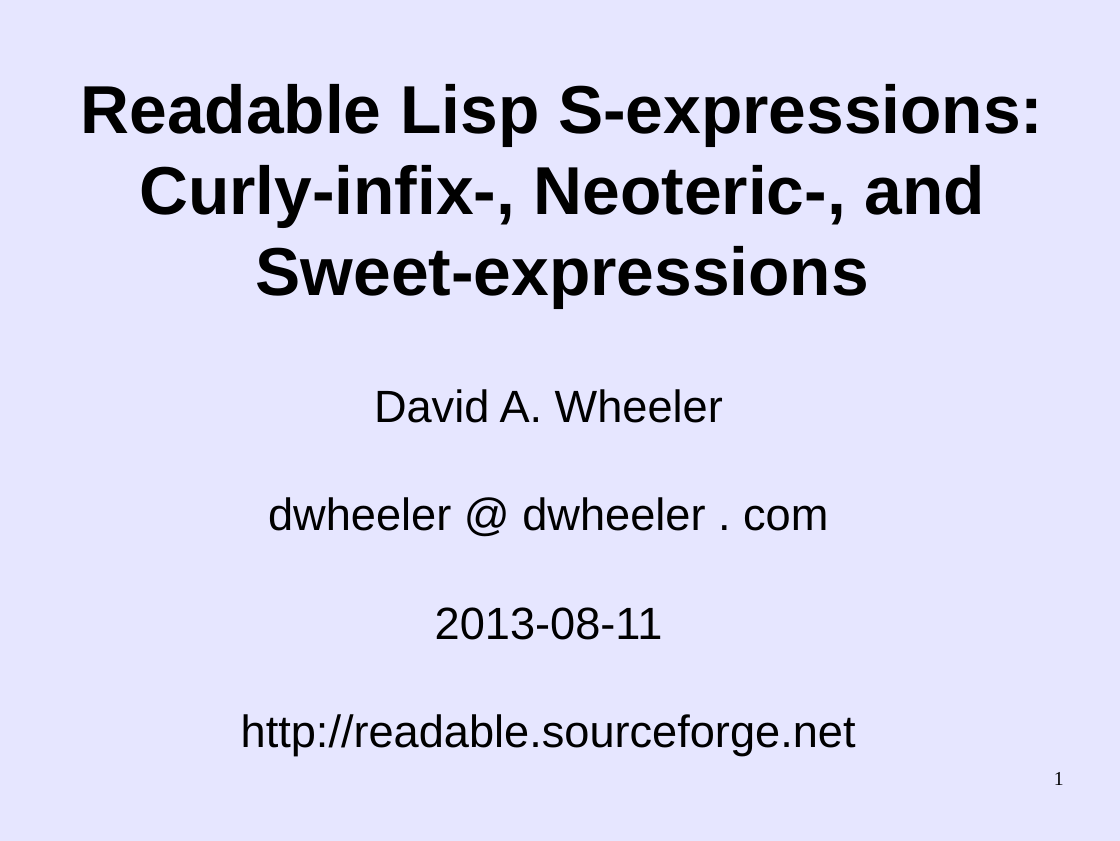
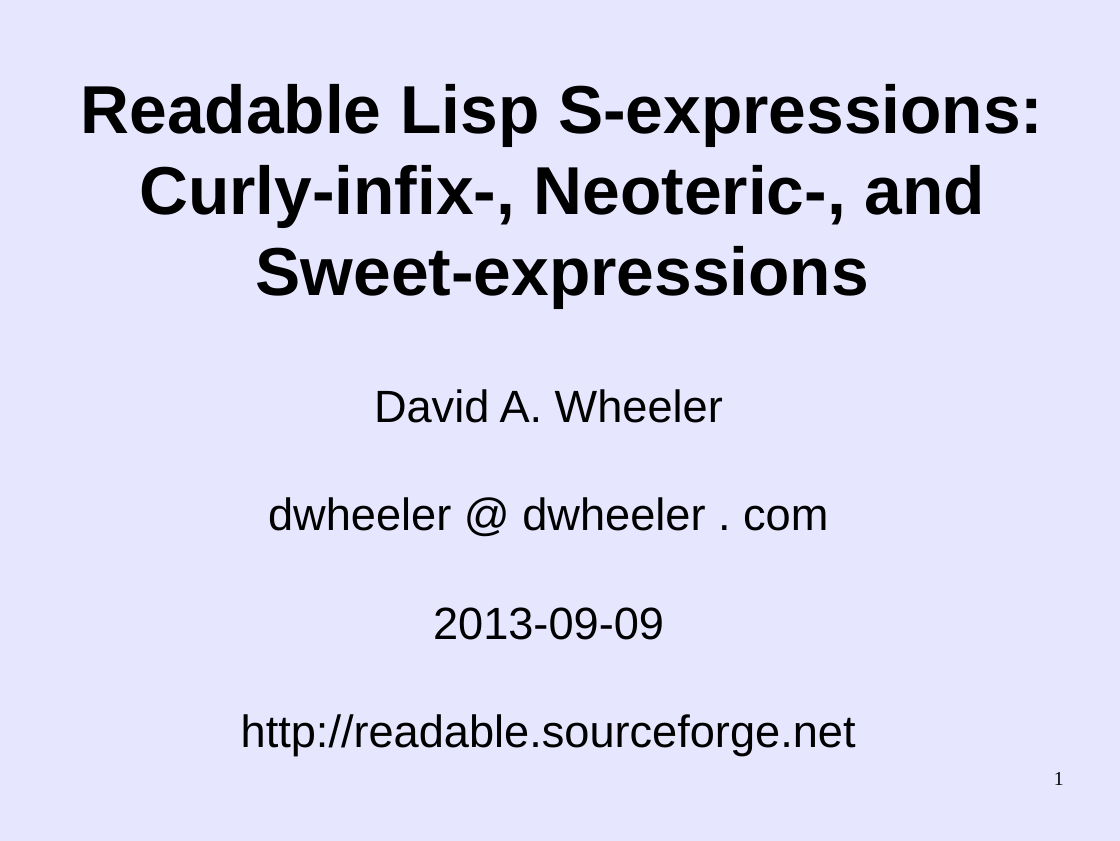
Before and after one commit to martin12333/Readable-Lisp-S-expressions, a slide deck: slide 1 of readable-s-expressions.odp. Drawn at 1120x841 pixels with LibreOffice and Linux fonts; fonts in the diff are those of the drawing. Boxes give left, top, right and bottom in pixels: in the first picture for what was removed or moved away, otherwise in the second. Text is boxed around its words. In the diff, an @@ line names an element or a change of style, - is before the commit and + after.

Commit message:
readable-s-expressions.odp: Update date.

```diff
--- a/readable-s-expressions.odp
+++ b/readable-s-expressions.odp
@@ subtitle at box(433, 607, 664, 640): text changed @@
-2013-08-11
+2013-09-09
```
